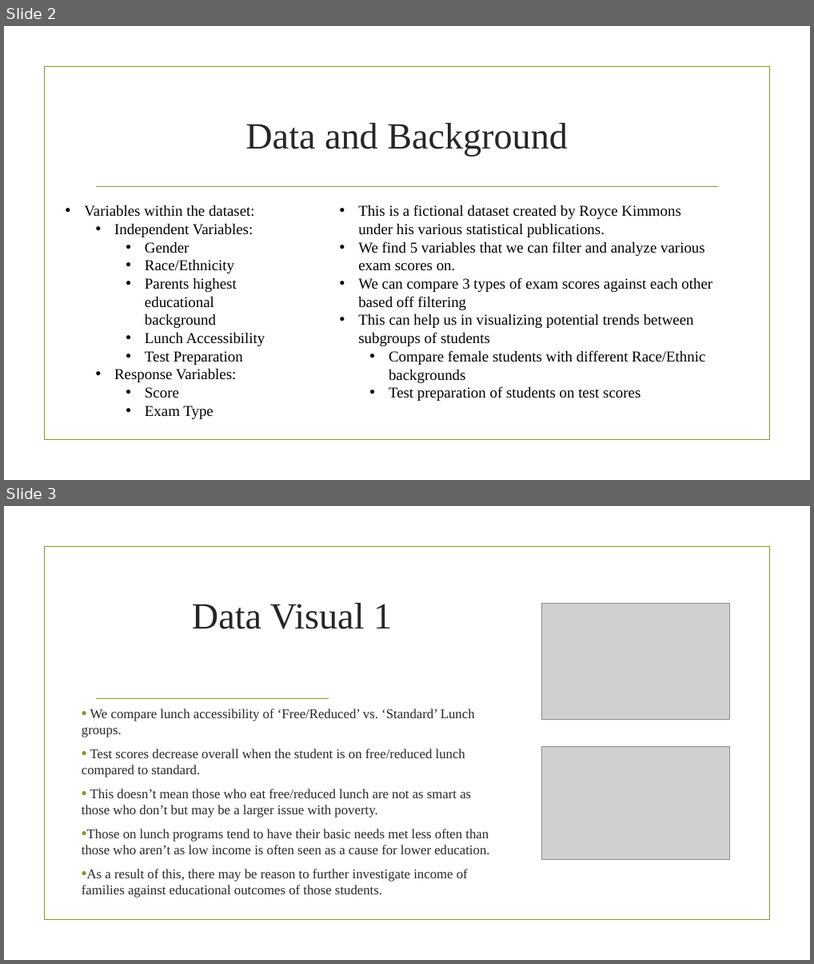
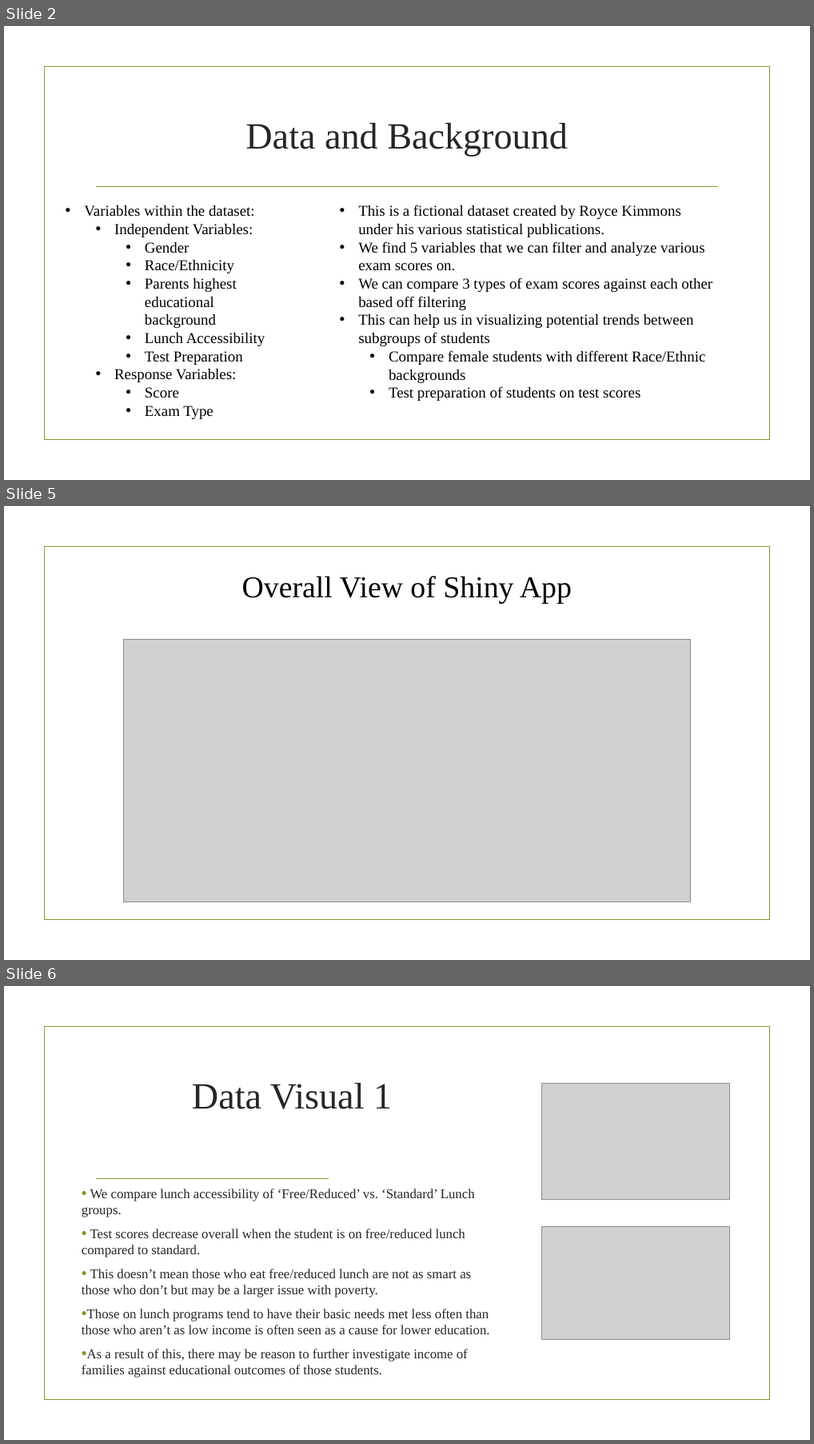
Before and after one commit to jackowen630/KUMCData824, a slide deck: Data 824 Final Project.pptx. Shown one above the other, each under a label of ours: slides 2 and 3 before the commit, slides 2, 5 and 6 after it; the slides between them are not shown. The pictures are 814x964 and 814x1444 pixels, drawn with LibreOffice and Linux fonts; fonts in the diff are those of the drawing; grey boxes stand for pictures; background and template pictures are left out. Boxes give left, top, right and bottom in pixels: in the first picture for what was removed or moved away, otherwise in the second. Text is boxed around its words. In the diff, an @@ line names an element or a change of style, - is before the commit and + after.

```diff
--- a/Data 824 Final Project.pptx
+++ b/Data 824 Final Project.pptx
@@ slide 5 added at <box>4,506,810,960</box>, background picture (left out); not listed: 1 template element that a slide beside it also shows @@
@@ text added at <box>242,576,572,604</box>, 36 pt, text #000000 @@
+Overall View of Shiny App
@@ picture added at <box>124,639,690,901</box> @@
@@ what was slide 3 is now slide 6 @@
```
Also in this commit, not shown: 2 other slides added, 1 slide removed.
